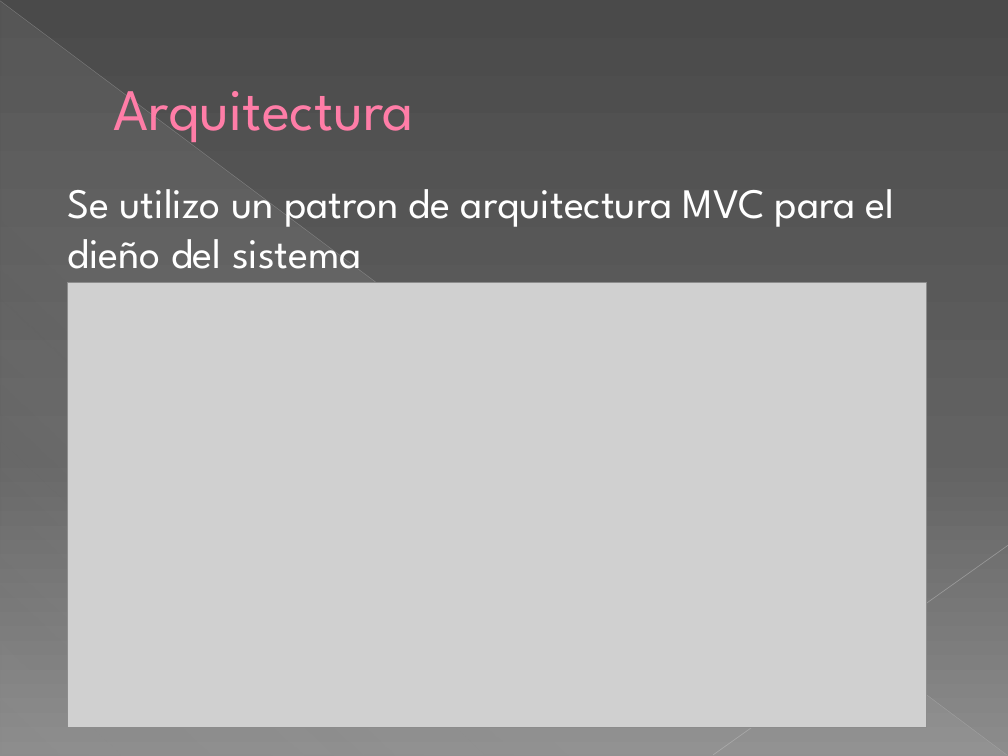
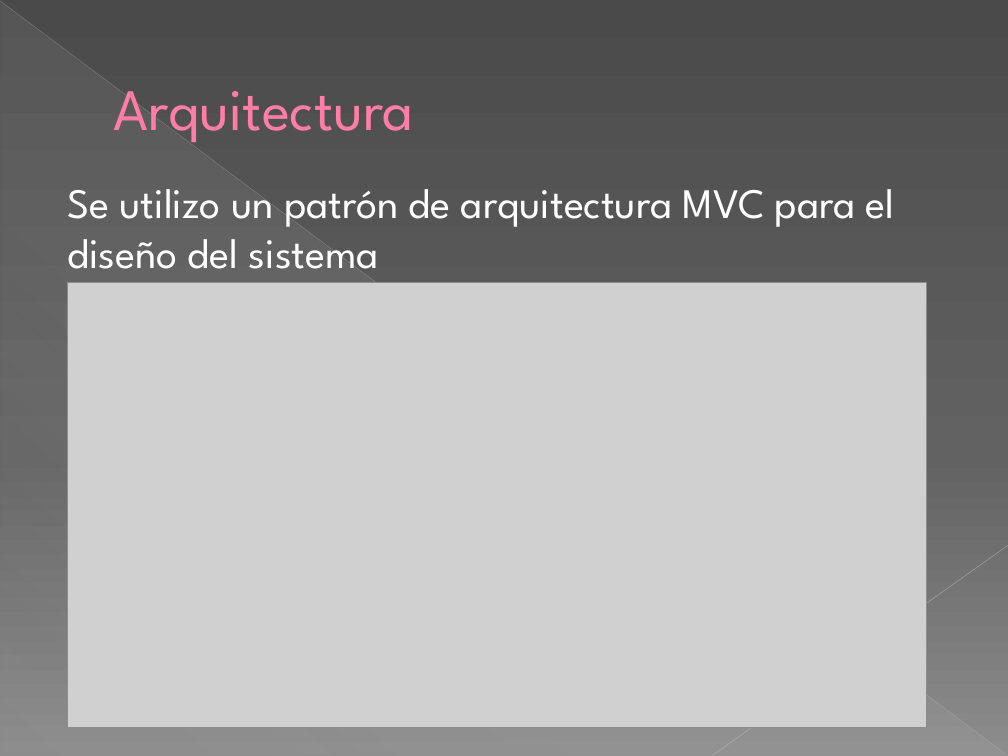
Before and after one commit to francovqz/IngSoft-2017-iSoft, a slide deck: slide 4 of doc/Presentacion.pptx. Drawn at 1008x756 pixels with LibreOffice and Linux fonts; fonts in the diff are those of the drawing; grey boxes stand for pictures. Boxes give left, top, right and bottom in pixels: in the first picture for what was removed or moved away, otherwise in the second. Text is boxed around its words. In the diff, an @@ line names an element or a change of style, - is before the commit and + after.

Commit message:
Se han actualizado el doc de arquitectura y la presentacion

```diff
--- a/doc/Presentacion.pptx
+++ b/doc/Presentacion.pptx
@@ text at <box>67,189,895,269</box>: text changed @@
-Se utilizo un patron de arquitectura MVC para el dieño del sistema
+Se utilizo un patrón de arquitectura MVC para el diseño del sistema
```
Also in this commit, not shown: 6 other slides changed, 1 slide added, 1 other file.
